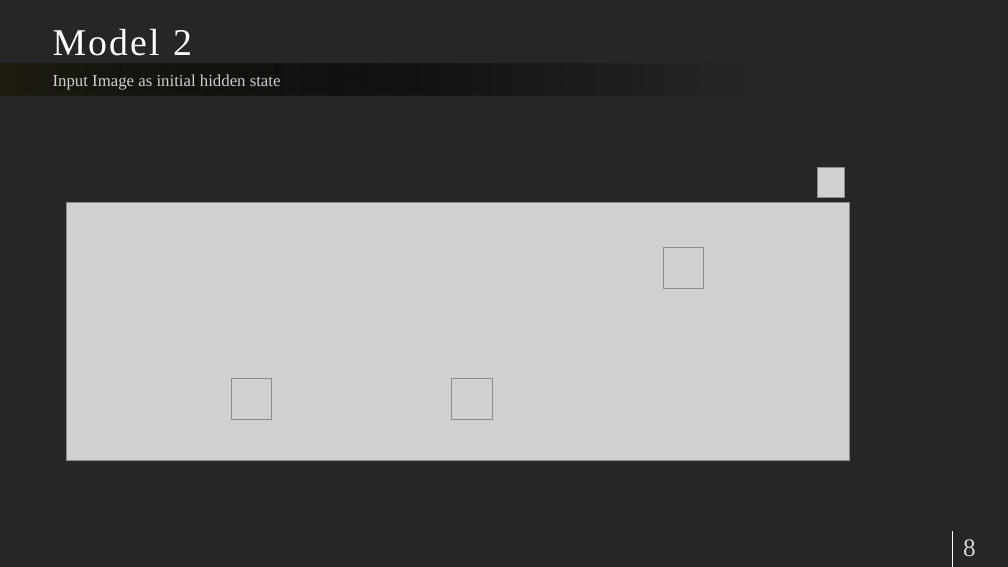
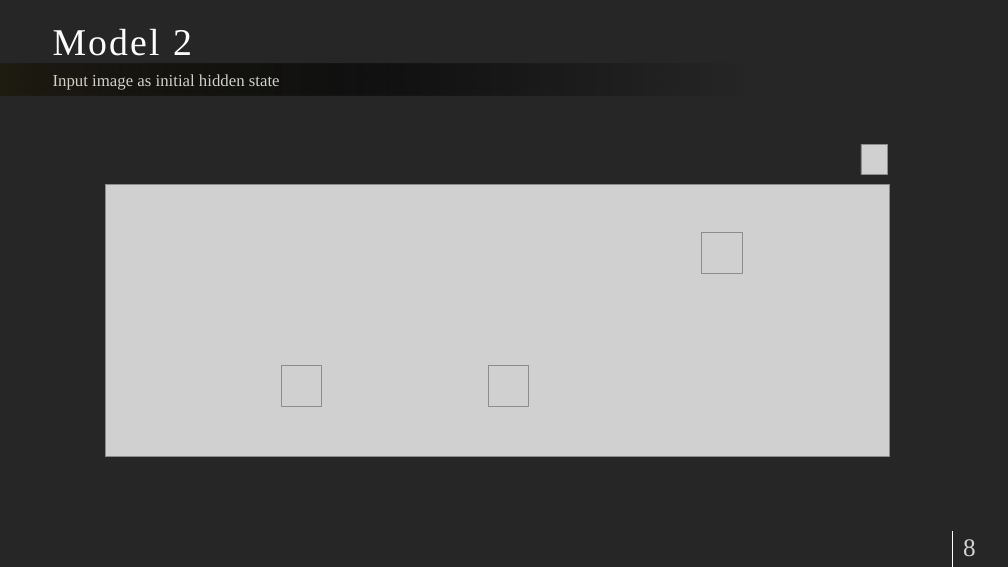
Before and after one commit to Shaun2h/Image-captioning, a slide deck: slide 8 of Deep Deep Deeeeep.pptx. Drawn at 1008x567 pixels with LibreOffice and Linux fonts; fonts in the diff are those of the drawing; grey boxes stand for pictures. Boxes give left, top, right and bottom in pixels: in the first picture for what was removed or moved away, otherwise in the second. Text is boxed around its words. In the diff, an @@ line names an element or a change of style, - is before the commit and + after.

```diff
--- a/Deep Deep Deeeeep.pptx
+++ b/Deep Deep Deeeeep.pptx
@@ text at box(53, 74, 280, 90): text changed @@
-Input Image as initial hidden state
+Input image as initial hidden state
@@ picture: place and size @@
-picture at box(817, 167, 844, 197)
+picture at box(861, 145, 887, 174)
@@ picture: place and size @@
-picture at box(67, 203, 850, 461)
+picture at box(105, 184, 889, 457)
@@ picture: place and size @@
-picture at box(663, 247, 703, 288)
+picture at box(702, 232, 742, 273)
@@ picture: place and size @@
-picture at box(231, 379, 272, 419)
+picture at box(281, 365, 321, 406)
@@ picture: place and size @@
-picture at box(452, 379, 492, 419)
+picture at box(488, 365, 528, 406)
```
Also in this commit, not shown: 7 other slides changed, 2 slides added, 9 other files.
